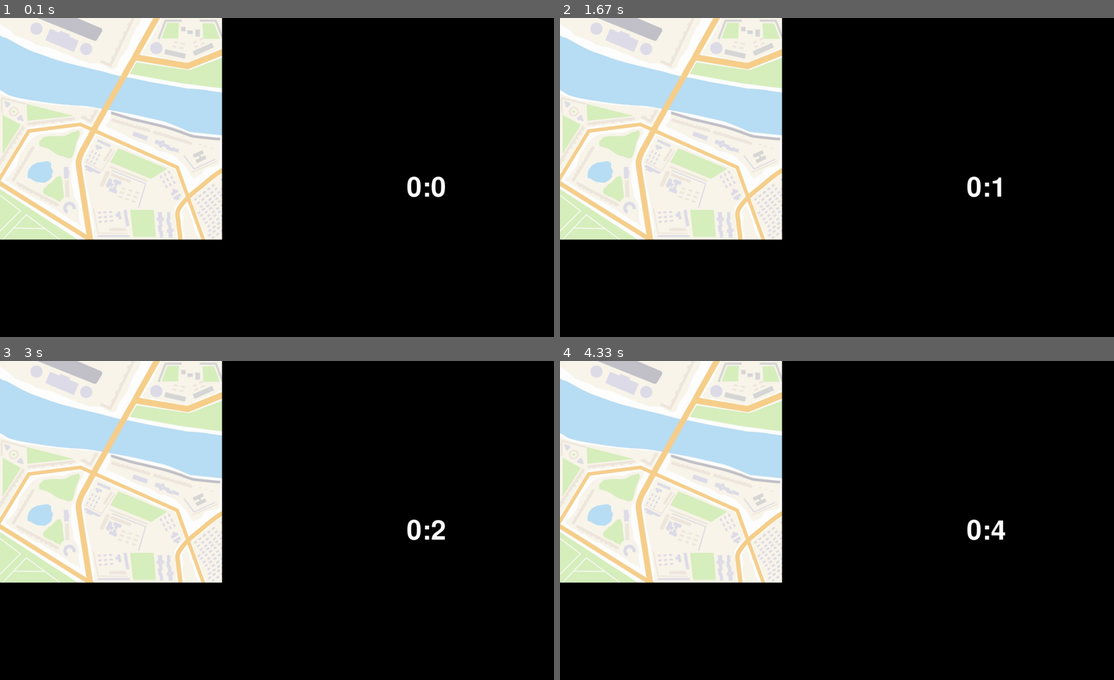
Above: before the commit, frames 1-4 (two rows, left to right).
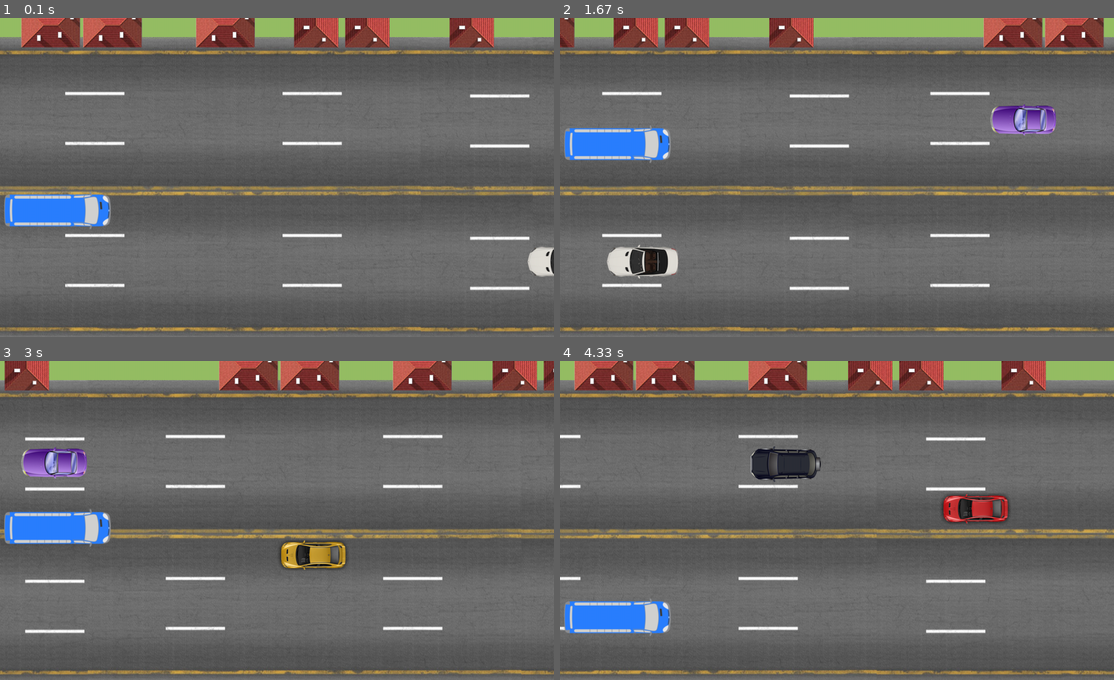
Above: after the commit, the same moments.

Repository: Alicccce/project_pygame
Game: pygame game, started from Alice.py
The game is run twice, just before and just after one commit, with the same random seed, the same clock (stepped at 60 frames per second) and the same inputs.
Inputs (mouse positions are in pixels of both pictures, inside the frame that each line leads up to):
- Up to frame 1 (0.1 s): no input
- Up to frame 2 (1.67 s): hold W 0.33-0.8 s; move the mouse to (814, 193) at 0.37 s; hold S 0.83-1.13 s; hold W 1.17-1.53 s; hold S from 1.57 s (still down)
- Up to frame 3 (3 s): release S at 1.93 s; hold W 1.97-2.27 s; hold S 2.3-2.6 s
- Up to frame 4 (4.33 s): hold S 3.03-3.4 s; hold S 3.43-3.73 s; hold S 3.77-4.07 s; hold W from 4.1 s (still down)

The runs differ from the first frame. In frame 1, 100% of the frame differs, in the area x 0-100%, y 0-100%; in frame 2, 100%; in frame 3, 100%; in frame 4, 100%.

Commit message:
основная игра; ой-ой

Diff:
--- a/Alice.py
+++ b/Alice.py
@@ -1,14 +1,43 @@
 import pygame
-import numpy
-from pandas.core.common import flatten
 import os
 import sys
+from random import *
 
 WHITE = (255, 255, 255)
 BLACK = (0, 0, 0)
 RED = (255, 0, 0)
 BLUE = (0, 0, 255)
+GREEN = (0, 255, 0)
 PINK = (255, 100, 100)
+LIGHT_GREEN = (100, 200, 100)
+HEIGHT = 750
+WIDTH = 1300
+for_x, need = [], []
+prov = True
+ox = [i for i in range(WIDTH + 10, WIDTH + 5001, 150)]
+g_sprts = pygame.sprite.Group()
+
+
+def load_image(name, colorkey=None):
+    fullname = os.path.join('data', name)
+    # если файл не существцует, то выходим
+    if not os.path.isfile(fullname):
+        print(f"Файл с изображением '{fullname}' не найден")
+        sys.exit()
+    image = pygame.image.load(fullname)
+    return image
+
+
+def ox_operations(s): # функция генерации абциссы на старте у машинки
+    if s != []:
+        x = choice(s)
+        s.remove(x)
+        return x, s
+
+
+def smena():
+    s = pygame.transform.scale(load_image('yup.jpg'), (WIDTH, HEIGHT))
+    screen.blit(s, (0, 0))
 
 
 class Button:
@@ -20,106 +49,141 @@
         self.inact_color = inact_color
         self.text = text
 
-    def draw(self, sc, x, y):
+    def draw(self, x, y):
         mouse = pygame.mouse.get_pos()
         click = pygame.mouse.get_pressed()
         if y < mouse[1] < y + self.height and x < mouse[0] < x + self.width and click[0] == 1:
             pygame.draw.rect(screen, (self.act_color), self.rect)
-            restart()
+            #smena()
         else:
             pygame.draw.rect(screen, (self.inact_color), self.rect)
-        font = pygame.font.Font(None, 40)
+        font = pygame.font.Font(None, 35)
         text_surf = font.render(self.text, True, WHITE)
         text_rect = text_surf.get_rect(center=self.rect.center)
         screen.blit(text_surf, text_rect)
 
 
-def load_image(name, colorkey=None):
-    fullname = os.path.join('data', name)
-    if not os.path.isfile(fullname):
-        print(f"Файл с изображением '{fullname}' не найден")
-        sys.exit()
-    image = pygame.image.load(fullname)
-    return image
+class Bus(pygame.sprite.Sprite):
+    image = load_image("bus_osn.png")
+
+    def __init__(self, *group):
+        # НЕОБХОДИМО вызвать конструктор родительского класса Sprite. Это очень важно!!!
+        super().__init__(*group)
+        self.image = Bus.image
+        self.rect = self.image.get_rect()
+        self.rect.x = 10
+        self.rect.y = HEIGHT // 2 + 15
+        self.mask_bus = pygame.mask.from_surface(self.image)
+
+    def update(self, keys):
+        if pygame.sprite.spritecollideany(self, g_sprts):
+            buyt = Button(500, 600, 260, 50, GREEN, LIGHT_GREEN, 'done')
+            smena()
+            buyt.draw(500, 600)
+        if keys[pygame.K_w] and self.rect.y + 14 >= 80:
+            self.rect.y -= 6
+        if keys[pygame.K_s] and self.rect.y + 111 <= 730:
+            self.rect.y += 6
 
 
-def check_and_append(event_pos):
-    for x, y in checkpoints:
-        if abs(x - event_pos[0]) <= 30 and abs(y - event_pos[1]) <= 30:
-            check.add((x, y))
-            break
+class Cars(pygame.sprite.Sprite):
+    def __init__(self, all_sprites, name, ox_per): # ('png', (x, y))
+        super().__init__(all_sprites)
+        self.ox_per = ox_per
+        self.image = load_image(name[0]) # считываем назвнаие
+        self.rect = self.image.get_rect()
+        self.rect.x = name[1][0] # считаваем абциссу
+        self.rect.y = name[1][1] # считаваем ординату
+        self.mask_car = pygame.mask.from_surface(self.image)
+        self.add(g_sprts)
+        for_x.append(self.rect.x)
+        need.append(self.rect)
 
-def restart():
-    global s, check, start_ticks
-    s, check = [], set()
-    start_ticks = pygame.time.get_ticks()
-    drawing_surface.fill((0, 0, 0, 0))
-    pygame.display.flip()
-
+    def update(self, speed):
+        cor_y = [90, 200, 310, 420, 530, 640]
+        self.rect.x -= 12
+        p = choice(self.ox_per) # выбор абциссы старта машинки при достижении левой границы
+        if self.rect.x + self.rect.width < 0 and p not in for_x:
+            self.rect.x = (p)
+            self.rect.y = choice(cor_y)
+            for_x.append(self.rect.x), self.ox_per.remove(self.rect.x)
 
 if __name__ == '__main__':
     pygame.init()
+    size = (1300, 750)
+    screen = pygame.display.set_mode(size)
+    clock = pygame.time.Clock()
+    start_ticks = pygame.time.get_ticks()
+
+    all_sprites = pygame.sprite.Group()
+    Bus(all_sprites)
+
+    cor_y = [90, 200, 310, 420, 530, 640]
+    x1, x2 = ox_operations(ox)[0], ox_operations(ox)[0]
+    x3, x4 = ox_operations(ox)[0], ox_operations(ox)[0]
+    x5, x6 = ox_operations(ox)[0], ox_operations(ox)[0]
+    for name in [('red_car.png', (x1, choice(cor_y))),
+                 ('yel_car.png', (x2, choice(cor_y))),
+                 ('gray_car.png', (x3, choice(cor_y))),
+                 ('black_car.png', (x4, choice(cor_y))),
+                 ('purp_car.png', (x5, choice(cor_y))),
+                 ('white_car.png', (x6, choice(cor_y)))]:
+            Cars(all_sprites, name, ox) # передаём в name имя файла и координаты запуска
+
+    imgg = load_image('roof_g.png')
+    imgv = load_image('roof_v.png')
+    imgtr = load_image('trop.png')
 
     running = True
-    size = (1300, 750)
-    image = load_image("itog.png")
-    screen = pygame.display.set_mode(size)
-    drawing_surface = pygame.Surface(image.get_size(), pygame.SRCALPHA)
 
-    clock = pygame.time.Clock()
-    start_ticks = pygame.time.get_ticks()  # стартовое время в миллисекундах
-    # Создаем кнопки один раз вне цикла
-    button_done = Button(300, 600, 260, 50, RED, PINK, 'начать снова')
-    # Определите шрифт один раз вне цикла
-    font = pygame.font.Font('freesansbold.ttf', 64)
+    xx, yy = 0, 45
+    X1, Y1 = 1280, 45
+    roof_g_speed = 6
+    roof_g_positions = [(490, -35), (80, -35), (225, -35)]
+    roof_v_positions = [(1085, -68), (720, -68), (840, -68)]
 
-    checkpoints = [(320, 87), (221, 262), (68, 432), (441, 423), (68, 267), (263, 185),
-                   (458, 103), (197, 421), (35, 317), (497, 375), (420, 495)]
-    s, check = [], set()
+    screen.blit(imgtr, (xx, yy))
 
     while running:
-        millis = pygame.time.get_ticks() - start_ticks
-        secs = millis // 1000
-        if secs >= 31:
-            secs = 30
-        mins = secs // 60
-        secs %= 60
+        screen.fill((150, 190, 100))
 
-        text = font.render('{}:{}'.format(mins, secs), True, WHITE, BLACK)
-        textRect = text.get_rect(center=(1000, 400))
+        screen.blit(imgtr, (xx, yy))
+        screen.blit(imgtr, (X1, Y1))
+        xx -= roof_g_speed
+        X1 -= roof_g_speed
 
-        if millis // 1000 >= 30:
-            if len(s) != 11:
-                tab = pygame.font.SysFont('arial', 26)
-                sc_text = tab.render('Не получилось :( Попробуете выполнить задание заново?', True, WHITE, BLUE)
-                cor = sc_text.get_rect(center=(900, 250))
-                screen.blit(sc_text, cor)
-                if button_done.draw(screen, 500, 600) == 1:
-                    pygame.display.update()
-            else:
-                tab = pygame.font.SysFont('arial', 26)
-                sc_text = tab.render('Всё GOOD', True, WHITE, BLUE)
-                cor = sc_text.get_rect(center=(900, 250))
-                screen.blit(sc_text, cor)
+        # позиции для домиков
+        # Дополнительная позиция чтобы создать зацикленную анимацию
+
+        # Проверка, выходит ли первая дорога за границы видимости
+        if xx + imgtr.get_width() <= 0:
+            xx = X1 + imgtr.get_width()
+
+        # Проверка, выходит ли вторая дорога за границы видимости
+        if X1 + imgtr.get_width() <= 0:
+            X1 = xx + imgtr.get_width()
+        for position in roof_g_positions:
+            screen.blit(imgg, position)
+        for position in roof_v_positions:
+            screen.blit(imgv, position)
+
+        # Движение домиков "roof_g"
+        roof_g_positions = [(x - roof_g_speed, y) for x, y in roof_g_positions]
+        # При достижении края экрана, перемещаем домик в конец очереди для создания непрерывной ленты
+        roof_g_positions = [((WIDTH, y) if x - 35 < -imgg.get_width() - 100 else (x, y)) for x, y in roof_g_positions]
+
+        roof_v_positions = [(x - roof_g_speed, y) for x, y in roof_v_positions]
+        # Делаем то же для "roof_v"
+        roof_v_positions = [((WIDTH, y) if x < - imgv.get_width() - 100 else (x, y)) for x, y in roof_v_positions]
+
+
+        keys = pygame.key.get_pressed()
+        all_sprites.update(keys)
+        all_sprites.draw(screen)
 
         for event in pygame.event.get():
             if event.type == pygame.QUIT:
                 running = False
-            if event.type == pygame.MOUSEBUTTONDOWN and event.button == 1:
-                x, y = event.pos
-            if event.type == pygame.MOUSEMOTION or event.type == pygame.MOUSEBUTTONDOWN:
-                if pygame.mouse.get_pressed()[0]:
-                    pygame.draw.circle(drawing_surface, BLUE, event.pos, 7.5)
-                    check_and_append(event.pos)
-
-        for ch in check:
-            for hc in checkpoints:
-                if ch == hc and ch not in s:
-                    s.append(ch)
-
-        screen.blit(text, textRect)
-        screen.blit(image, (0, 0))
-        screen.blit(drawing_surface, (0, 0))
 
         pygame.display.flip()
         clock.tick(60)  # Ограничить до 60 кадров в секунду
